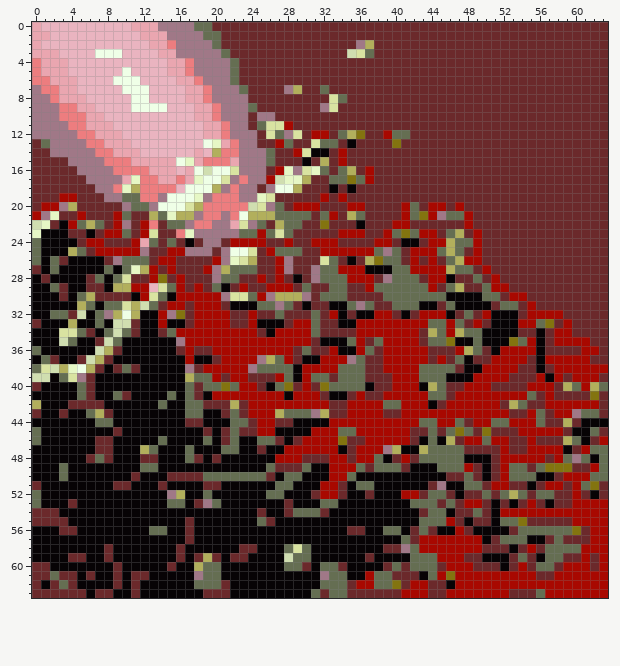
Pixel-art sprite, stored at testdata/splash32.png. This is how it looked before the edit.
The file is 64x64 pixels.
And afterwards:
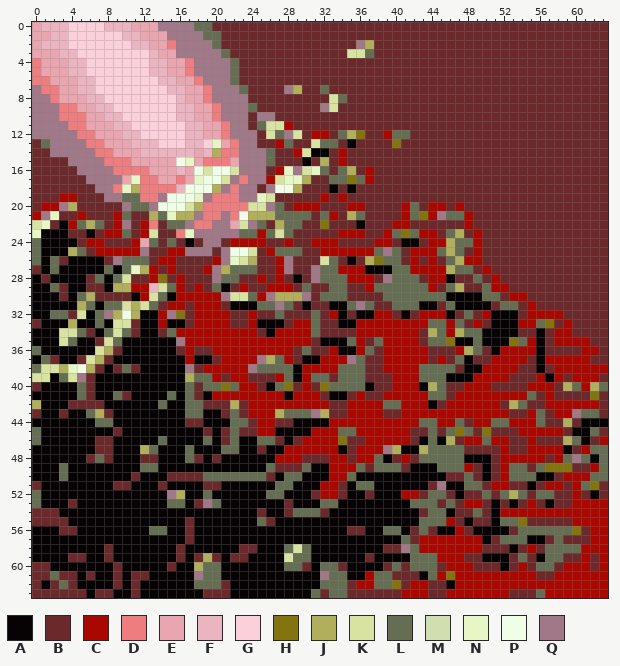
Palette (. is transparent): A #070305  B #6b292b  C #a80800  D #ed7d7f  E #eaa6b0  F #eab4c0  G #fcd0db  H #83740f  J #b2af5c  K #d9e3a1  L #656e52  M #d0deb0  N #e6f7c5  P #efffe7  Q #a07887
What changed:
{"y":0,"x":4,"old":"FFFF","new":"GGGG"}
{"y":1,"x":4,"old":"FFFFFF","new":"GGGGGG"}
{"y":2,"x":4,"old":"FFFFFFF","new":"GGGGGGG"}
{"y":3,"x":5,"old":"FFPPPFFF","new":"GGGGGGGG"}
{"y":3,"x":35,"old":"M","new":"K"}
{"y":4,"x":6,"old":"FFFFFFF","new":"GGGGGGG"}
{"y":5,"x":6,"old":"FFFFPFF","new":"GGGGGGG"}
{"y":6,"x":7,"old":"FFPPPFF","new":"GGGGGGG"}
{"y":7,"x":7,"old":"FFFPPPFF","new":"GGGGGGGG"}
{"y":8,"x":8,"old":"FFFPPFFF","new":"GGGGGGGG"}
{"y":9,"x":9,"old":"FFPPPPF","new":"GGGGGGG"}
{"y":10,"x":10,"old":"FFFFFF","new":"GGGGGG"}
{"y":11,"x":11,"old":"FFFFFF","new":"GGGGGG"}
{"y":12,"x":12,"old":"FFFFF","new":"GGGGG"}
{"y":13,"x":14,"old":"FFF","new":"GGG"}
{"y":13,"x":19,"old":"P","new":"G"}
{"y":16,"x":19,"old":"M","new":"K"}
{"y":17,"x":27,"old":"M","new":"K"}
{"y":20,"x":24,"old":"M","new":"K"}
{"y":22,"x":0,"old":"M","new":"K"}
{"y":31,"x":12,"old":"M","new":"K"}
{"y":32,"x":5,"old":"M","new":"K"}
{"y":33,"x":9,"old":"MM","new":"KK"}
{"y":34,"x":9,"old":"M","new":"K"}
{"y":35,"x":3,"old":"M","new":"K"}
{"y":35,"x":8,"old":"M","new":"K"}
{"y":36,"x":7,"old":"M","new":"K"}
{"y":37,"x":6,"old":"M","new":"K"}
{"y":38,"x":2,"old":"M","new":"K"}
{"y":39,"x":0,"old":"MM","new":"KK"}
{"y":59,"x":28,"old":"M","new":"K"}
{"label":"changed","picture_box":[68,22,212,175]}
{"label":"changed","picture_box":[347,49,356,58]}
{"label":"changed","picture_box":[248,175,284,211]}
{"label":"changed","picture_box":[32,220,41,229]}
{"label":"changed","picture_box":[32,301,149,382]}
{"label":"changed","picture_box":[284,553,293,562]}
